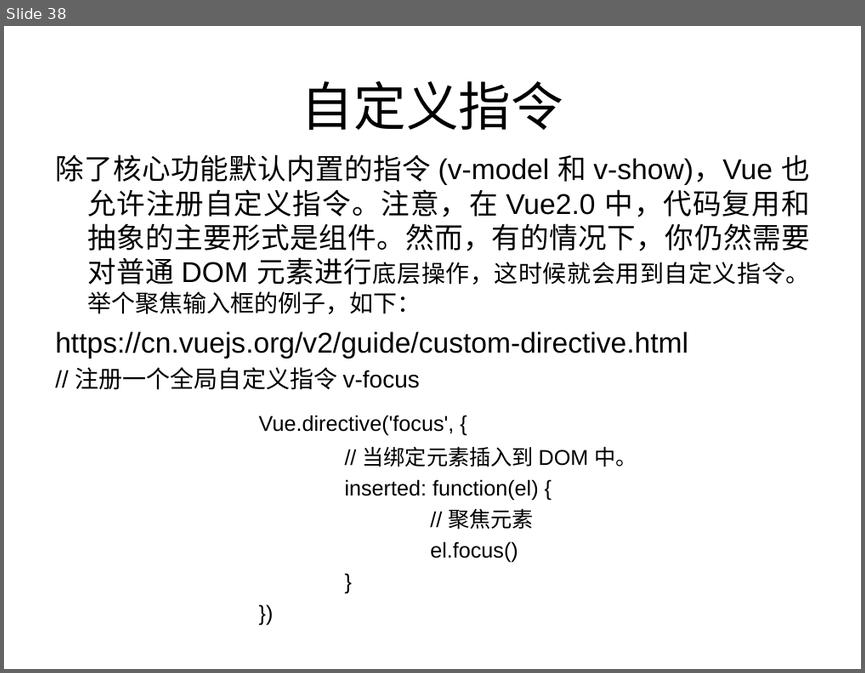
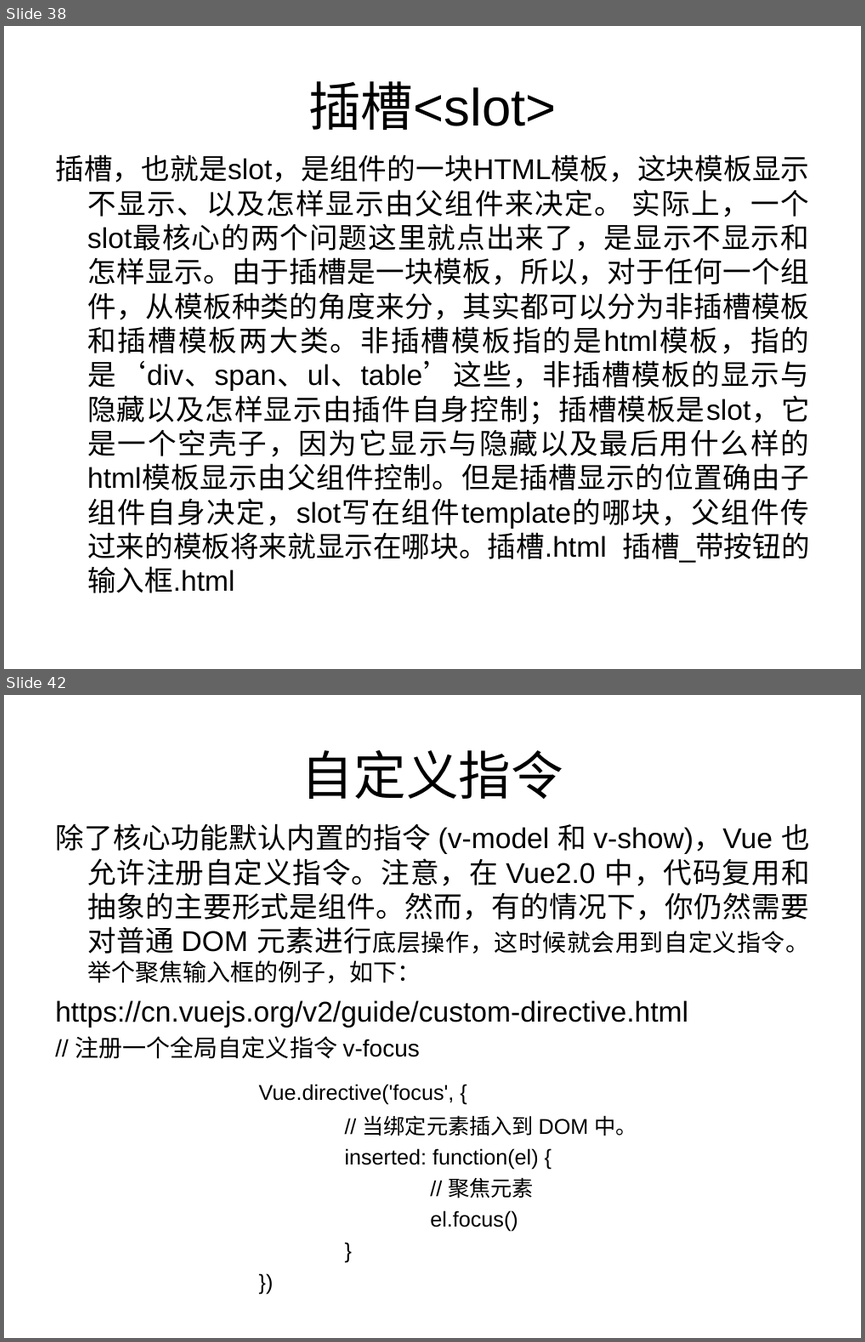
Before and after one commit to zhang13/VueLearn, a slide deck: doc/Vue入坑指南.ppt. Shown one above the other, each under a label of ours: slide 38 before the commit, slides 38 and 42 after it; the slides between them are not shown. The pictures are 865x673 and 865x1342 pixels, drawn with LibreOffice and Linux fonts; fonts in the diff are those of the drawing. Boxes give left, top, right and bottom in pixels: in the first picture for what was removed or moved away, otherwise in the second. Text is boxed around its words. In the diff, an @@ line names an element or a change of style, - is before the commit and + after.

```diff
--- a/doc/Vue入坑指南.ppt
+++ b/doc/Vue入坑指南.ppt
@@ slide 38 added at (4,26,861,669), background #FFFFFF @@
@@ title added at (308,81,556,130), 44 pt, text #000000 @@
+插槽<slot>
@@ text added at (55,154,810,593), 24 pt, text #000000 @@
+插槽，也就是slot，是组件的一块HTML模板，这块模板显示不显示、以及怎样显示由父组件来决定。 实际上，一个slot最核心的两个问题这里就点出来了，是显示不显示和怎样显示。由于插槽是一块模板，所以，对于任何一个组件，从模板种类的角度来分，其实都可以分为非插槽模板和插槽模板两大类。非插槽模板指的是html模板，指的是‘div、span、ul、table’这些，非插槽模板的显示与隐藏以及怎样显示由插件自身控制；插槽模板是slot，它是一个空壳子，因为它显示与隐藏以及最后用什么样的html模板显示由父组件控制。但是插槽显示的位置确由子组件自身决定，slot写在组件template的哪块，父组件传过来的模板将来就显示在哪块。插槽.html 插槽_带按钮的输入框.html
@@ what was slide 38 is now slide 42 @@
```
Also in this commit, not shown: 1 slide changed, 3 other slides added, 5 other files.
